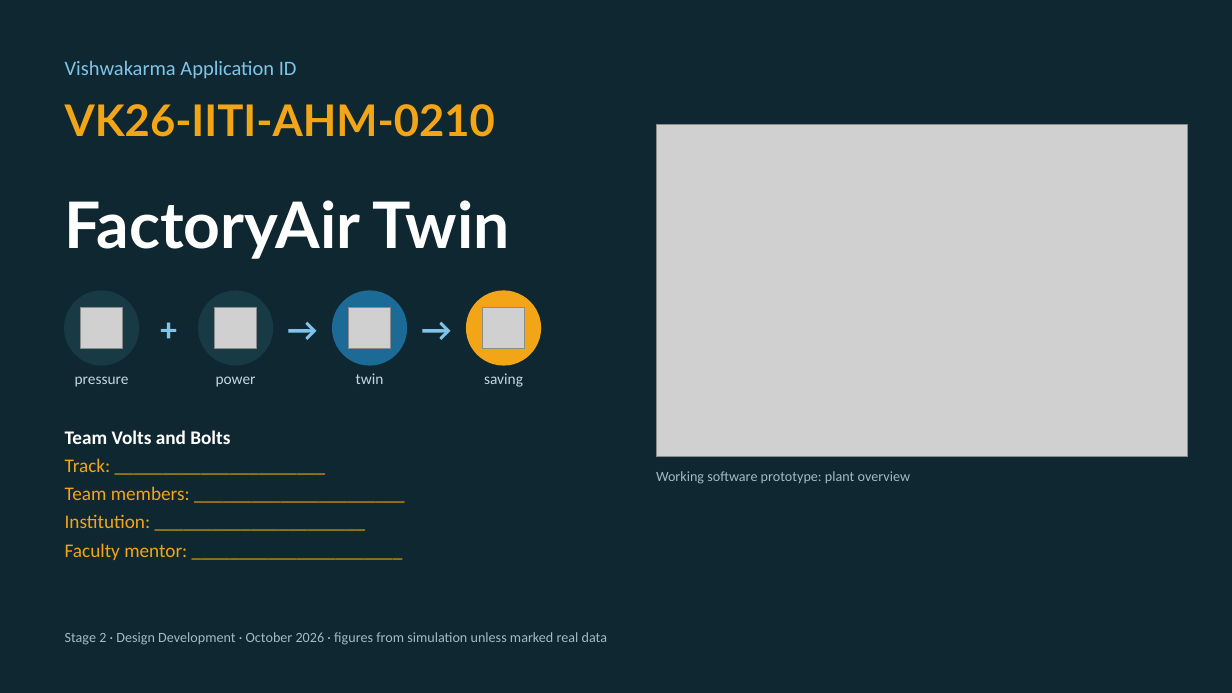
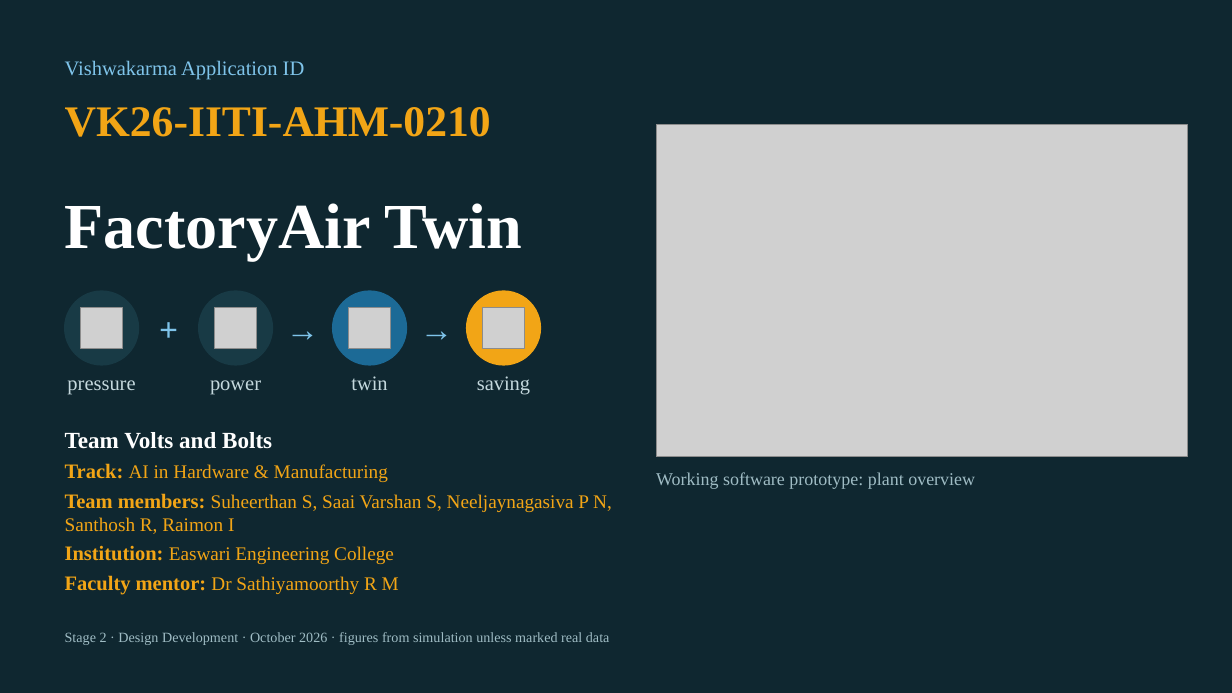
Before and after one commit to Suheerthan/FactoryAirTwin, a slide deck: slide 1 of submission/FactoryAirTwin_Vishwakarma_Stage2.pptx. Drawn at 1232x693 pixels with LibreOffice and Linux fonts; fonts in the diff are those of the drawing; grey boxes stand for pictures. Boxes give left, top, right and bottom in pixels: in the first picture for what was removed or moved away, otherwise in the second. Text is boxed around its words. In the diff, an @@ line names an element or a change of style, - is before the commit and + after.

```diff
--- a/submission/FactoryAirTwin_Vishwakarma_Stage2.pptx
+++ b/submission/FactoryAirTwin_Vishwakarma_Stage2.pptx
@@ text "VK26-IITI-AHM-0210" at bbox=[65, 107, 491, 137]: font Lato to Times New Roman @@
@@ text "FactoryAir Twin" at bbox=[65, 203, 523, 261]: font Lato to Times New Roman @@
@@ font Calibri to Times New Roman in 4 elements at bbox=[65, 60, 305, 80], bbox=[65, 632, 610, 645], bbox=[277, 300, 328, 356], bbox=[411, 300, 462, 356] @@
@@ size 12 to 16 pt, font Calibri to Times New Roman in 4 elements at bbox=[67, 380, 135, 395], bbox=[210, 380, 261, 395], bbox=[351, 376, 387, 390], bbox=[477, 376, 530, 395] @@
@@ text at bbox=[65, 432, 272, 449]: size 15 to 18 pt, font Calibri to Times New Roman in "Team Volts and Bolts" @@
@@ text at bbox=[65, 463, 612, 595]: text changed; font Calibri to Times New Roman @@
-Track: ______________________
-Team members: ______________________
-Institution: ______________________
-Faculty mentor: ______________________
+Track: AI in Hardware & Manufacturing
+Team members: Suheerthan S, Saai Varshan S, Neeljaynagasiva P N, Santhosh R, Raimon I
+Institution: Easwari Engineering College
+Faculty mentor: Dr Sathiyamoorthy R M
@@ text "Working software prototype: plant overview" at bbox=[656, 472, 975, 489]: size 11 to 14 pt, font Calibri to Times New Roman @@
```
Also in this commit, not shown: 15 other slides changed, 7 other files.
